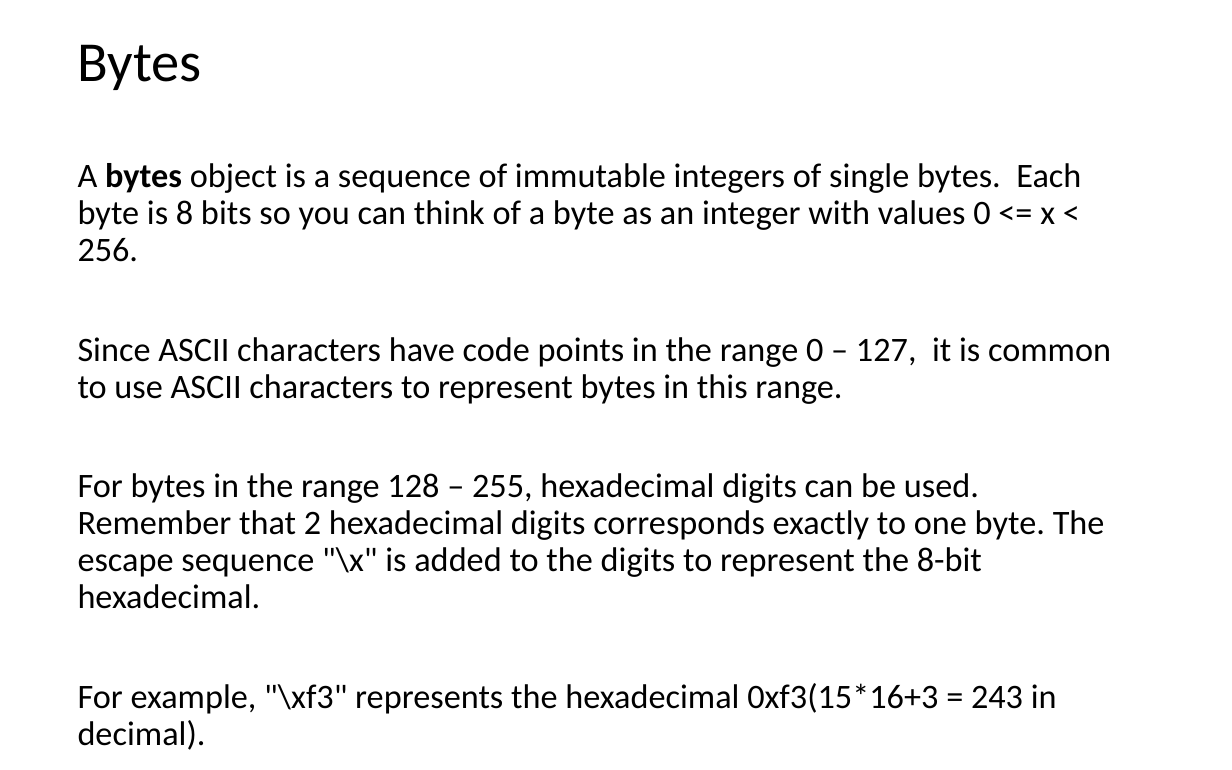
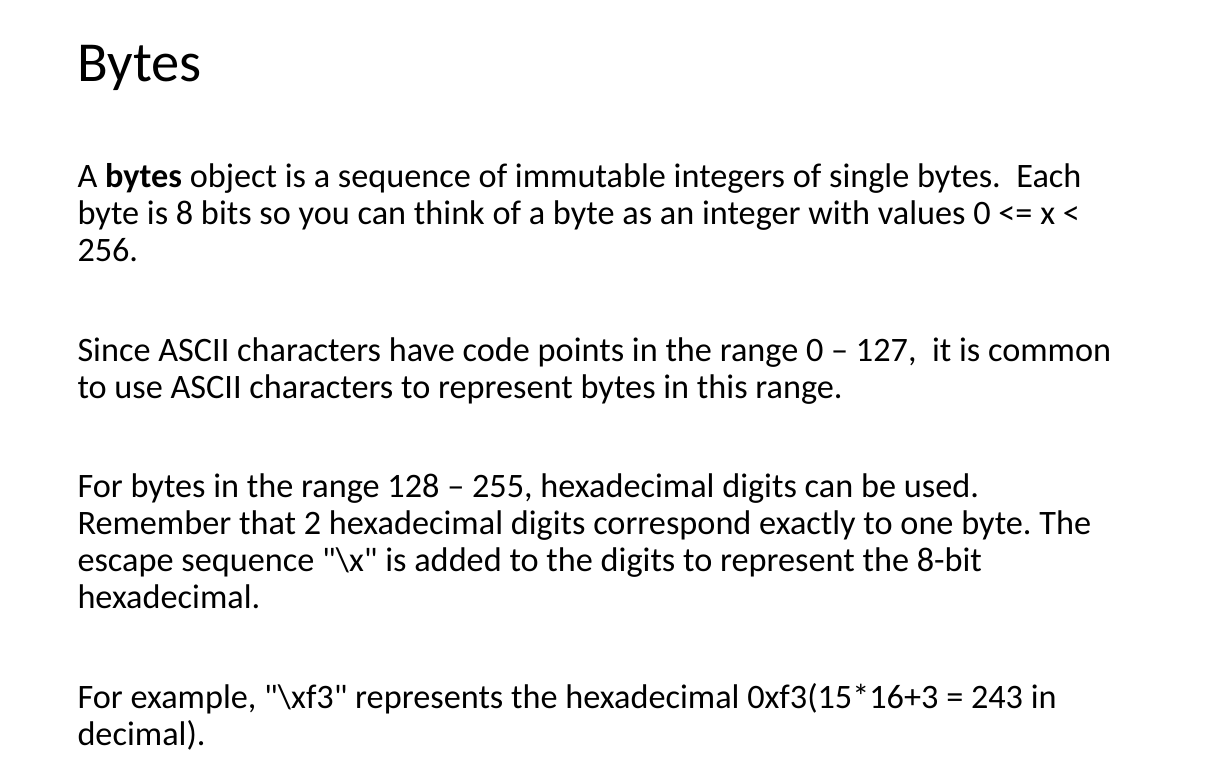
Before and after one commit to LongBaoNguyen/longbaonguyen.github.io, a slide deck: slide 7 of courses/apcsp/lect13.pptx. Drawn at 1232x770 pixels with LibreOffice and Linux fonts; fonts in the diff are those of the drawing. Boxes give left, top, right and bottom in pixels: in the first picture for what was removed or moved away, otherwise in the second. Text is boxed around its words. In the diff, an @@ line names an element or a change of style, - is before the commit and + after.

```diff
--- a/courses/apcsp/lect13.pptx
+++ b/courses/apcsp/lect13.pptx
@@ text at <box>78,473,1091,609</box>: text changed @@
-For bytes in the range 128 – 255, hexadecimal digits can be used. Remember that 2 hexadecimal digits corresponds exactly to one byte. The escape sequence "\x" is added to the digits to represent the 8-bit hexadecimal.
+For bytes in the range 128 – 255, hexadecimal digits can be used. Remember that 2 hexadecimal digits correspond exactly to one byte. The escape sequence "\x" is added to the digits to represent the 8-bit hexadecimal.
```
Also in this commit, not shown: 7 other slides changed, 2 slides added, 6 other files.
